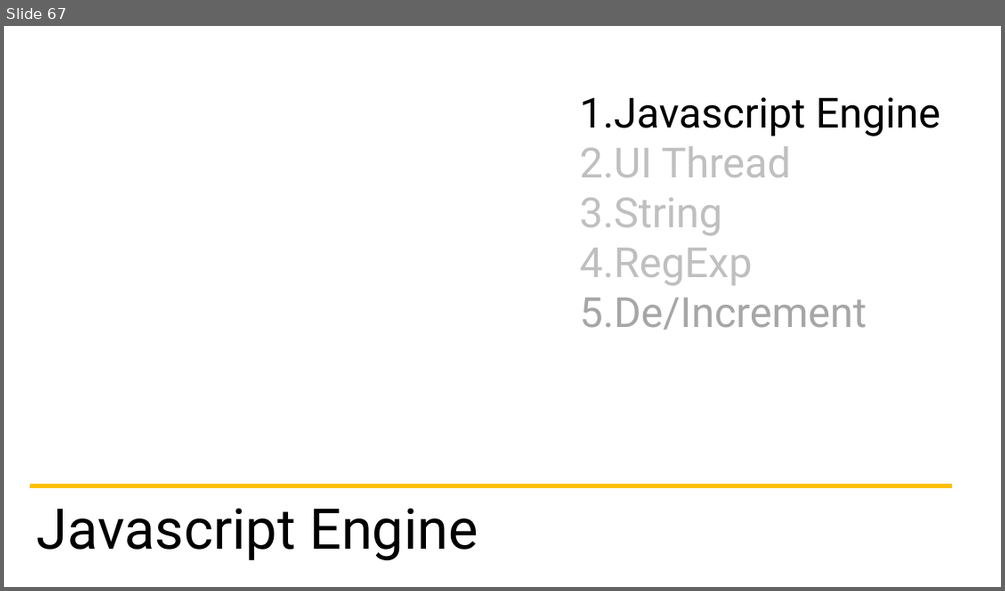
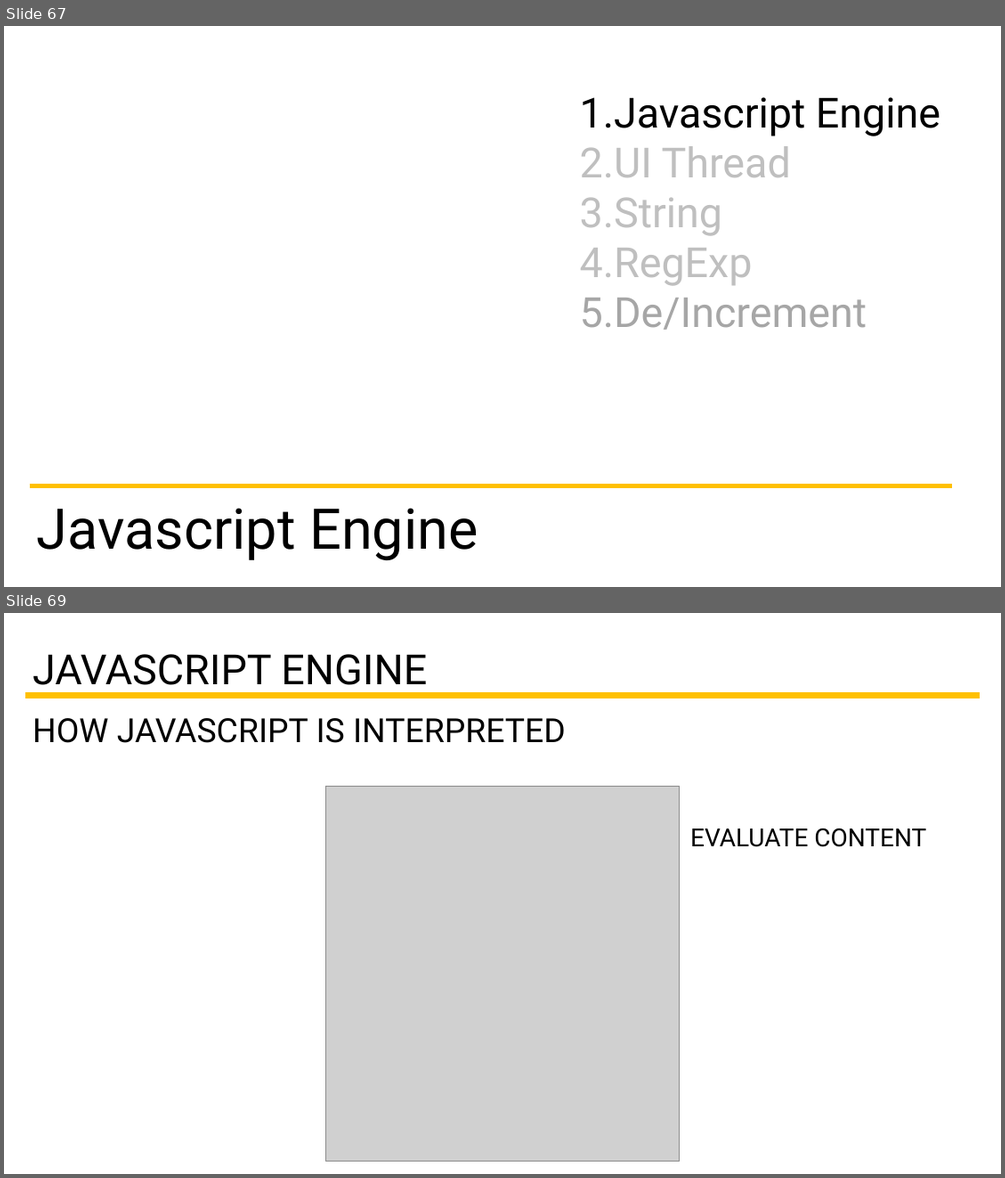
Before and after one commit to tcorral/Javascript_Ironhack, a slide deck: Slides/Presentación Javascript.pptx. Shown one above the other, each under a label of ours: slide 67 before the commit, slides 67 and 69 after it; the slides between them are not shown. The pictures are 1005x591 and 1005x1178 pixels, drawn with LibreOffice and Linux fonts; fonts in the diff are those of the drawing; grey boxes stand for pictures. Boxes give left, top, right and bottom in pixels: in the first picture for what was removed or moved away, otherwise in the second. Text is boxed around its words. In the diff, an @@ line names an element or a change of style, - is before the commit and + after.

Commit message:
Add new content events, regexp and strings.

```diff
--- a/Slides/Presentación Javascript.pptx
+++ b/Slides/Presentación Javascript.pptx
@@ slide 69 added at [4,613,1001,1174], background #FFFFFF @@
@@ text added at [32,654,427,694], 40 pt, text #000000 @@
+JAVASCRIPT ENGINE
@@ line added from (25, 696) to (979, 696), #FFC000 6 pt @@
@@ text added at [32,718,566,743], 32 pt, text #000000 @@
+HOW JAVASCRIPT IS INTERPRETED
@@ picture added at [325,786,680,1161] @@
@@ text added at [690,828,926,847], 24 pt, text #000000 @@
+EVALUATE CONTENT
```
Also in this commit, not shown: 23 other slides added, 15 other files.
